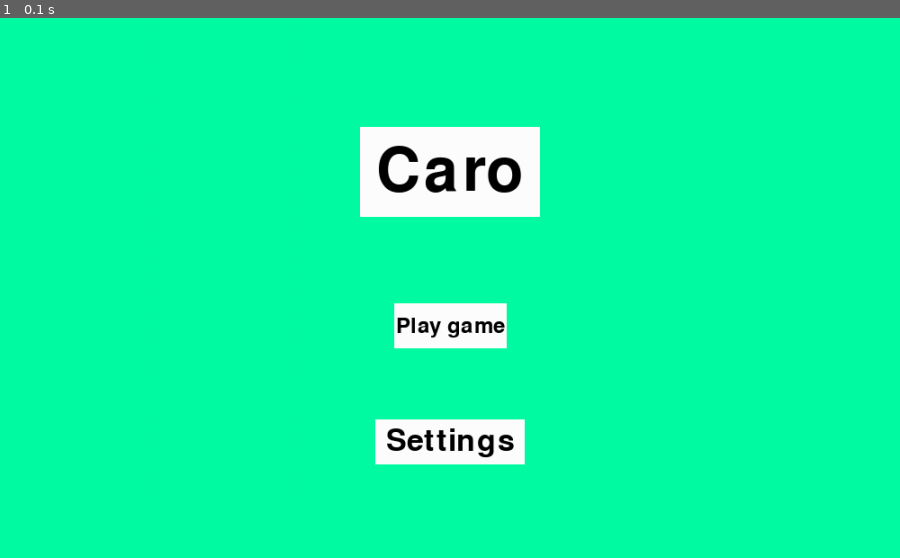
Above: before the commit, frame 1.
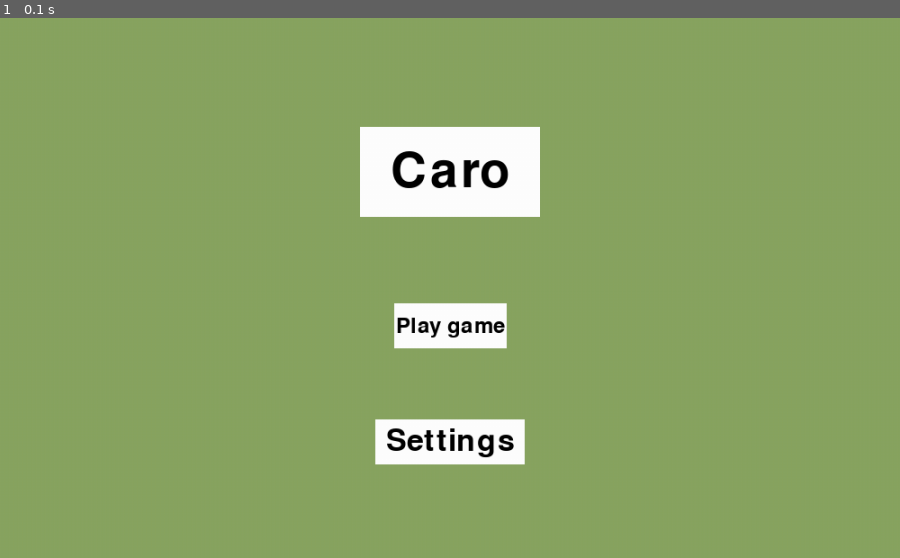
Above: after the commit, the same moment.

Repository: BFCmath/PYGAME_NMCNTT_LT_HK1
Game: pygame game, started from Main.py
The game is run twice, just before and just after one commit, with the same random seed, the same clock (stepped at 60 frames per second) and the same inputs.
Inputs:
- Up to frame 1 (0.1 s): no input

The runs differ from the first frame. In frame 1, 95% of the frame differs, in the area x 0-100%, y 0-100%.

Commit message:
sua lai mau BG trong GameSetting

Diff:
--- a/GameSetting.py
+++ b/GameSetting.py
@@ -1,7 +1,7 @@
 class Board:
     BOARD_WIDTH = 1000
     BOARD_HEIGHT = 600
-    BACKGROUND_COLOR = (3, 252, 165)
+    BACKGROUND_COLOR = (137, 165, 97)
     GAME_CAPTION = "Game Caro"
 
 
@@ -14,7 +14,7 @@
         return (postionX,postionY,width,height)
 
     TITLE_RECT = CalculateRectSize(1/2,2/7,1/5,1/6)
-    TITLE_TEXT_SIZE = 100
+    TITLE_TEXT_SIZE = 80
 
     PLAY_BUTTON_RECT = CalculateRectSize(1/2,4/7,1/8,1/12)
     PLAY_BUTTON_SIZE = 35
